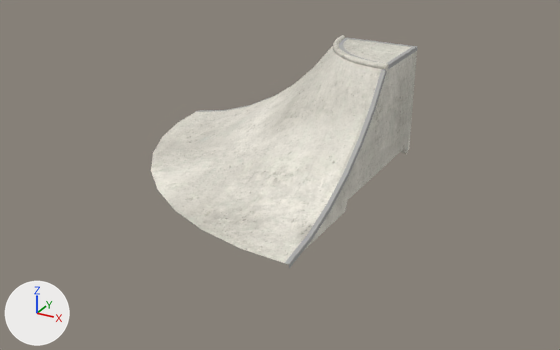
Before and after pictures for a commit that changed the glTF model public/katalog/modelle/kegel-98.gltf.
Rendered twice from a 50 mm camera at (3.28, -5.13, 2.62) aimed at (0.49, -0.06, 0.09). The lights are fixed; the arrows at lower left show +X, +Y and +Z. The picture after the commit comes second.

The older version as bpy lines, for what is in view:
```python
ob_sk0870_kegel_98_001 = bpy.data.objects.new('SK0870_Kegel_98.001', me_sk0870_kegel_98_001)
ob_sk0870_kegel_98_001.location = (0.0, 0.0, 0.0)
```
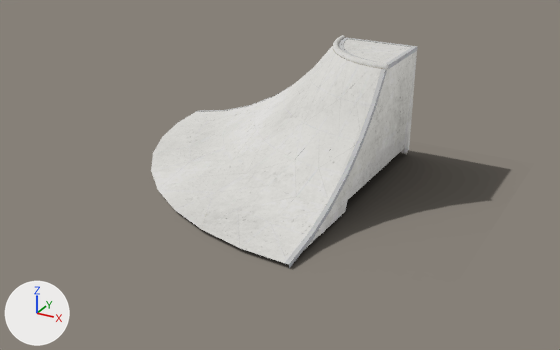
Pixel boxes [x1, y1, x2, y2] of what changed, in the pictures (560 x 350 px):
'Schatten', added: after [176, 151, 510, 269]

Patch to the scene script:
```diff
--- a/public/katalog/modelle/kegel-98.gltf.py
+++ b/public/katalog/modelle/kegel-98.gltf.py
@@ img_kegel_98_licht @@
+img_kegel_98_licht = load_image('kegel-98_licht', 'texturen/kegel-98_licht.jpg', 2048, 2048, 'sRGB')
@@ img_kegel_98_schatten @@
+img_kegel_98_schatten = load_image('kegel-98_schatten', 'texturen/kegel-98_schatten.png', 404, 320, 'sRGB')
@@ mat_beton_web_070 @@
 mat_beton_web_070 = bpy.data.materials.new('Beton_web.070')
-# nodes: BsdfPrincipled, NormalMap, OutputMaterial, TexImage x2, UVMap x2
-# uses the picture img_kegel_98_farbe
-# uses the picture img_kegel_98_normal
+# nodes: BsdfTransparent, Emission, LightPath, MixShader, OutputMaterial, TexImage, UVMap
+# uses the picture img_kegel_98_licht
@@ mat_kantenwinkel_web_044 @@
 mat_kantenwinkel_web_044 = bpy.data.materials.new('Kantenwinkel_web.044')
-# nodes: BsdfPrincipled, NormalMap, OutputMaterial, TexImage x2, UVMap x2
-# uses the picture img_kegel_98_farbe
-# uses the picture img_kegel_98_normal
+# nodes: BsdfTransparent, Emission, LightPath, MixShader, OutputMaterial, TexImage, UVMap
+# uses the picture img_kegel_98_licht
@@ mat_schatten_063 @@
+mat_schatten_063 = bpy.data.materials.new('Schatten.063')
+# uses the picture img_kegel_98_schatten
@@ me_schatten @@
+me_schatten.from_pydata(...)  # 4 vertices, 2 faces; spans x -1.19..2.2, y -1.21..1.48, z -0.03
+me_schatten.materials.append(mat_schatten_063)
@@ ob_schatten @@
+ob_schatten = bpy.data.objects.new('Schatten', me_schatten)
+ob_schatten.location = (0.0, 0.0, 0.0)
```
